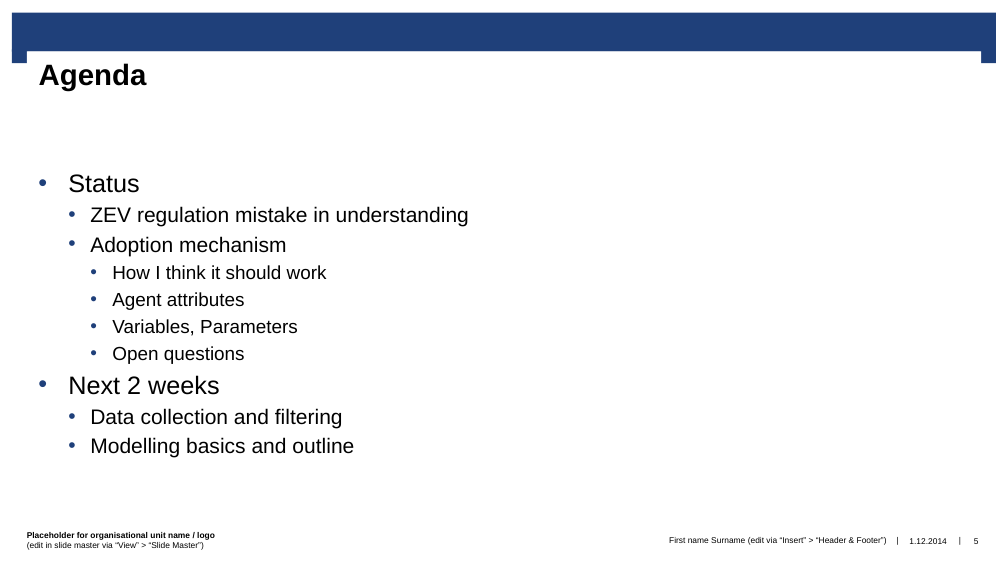
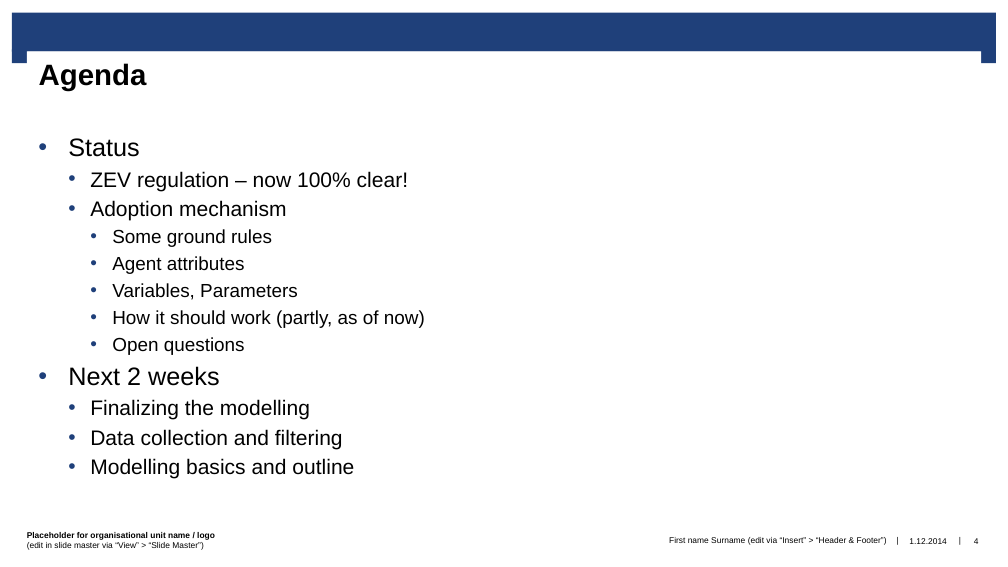
Before and after one commit to prakharmehta95/Thesis, a slide deck: slide 4 of PM/Presentations/PM_ThesisUpdates_Jan25.pptx (slide 5 before the commit). Drawn at 1008x567 pixels with LibreOffice and Linux fonts; fonts in the diff are those of the drawing; background and template pictures are left out. Boxes give left, top, right and bottom in pixels: in the first picture for what was removed or moved away, otherwise in the second. Text is boxed around its words. In the diff, an @@ line names an element or a change of style, - is before the commit and + after.

```diff
--- a/PM/Presentations/PM_ThesisUpdates_Jan25.pptx
+++ b/PM/Presentations/PM_ThesisUpdates_Jan25.pptx
@@ text "Status": place and size @@
-text "Status" at (68,174,469,458)
+text "Status" at (68,138,425,479)
@@ text at (90,171,408,191): text changed @@
-  • ZEV regulation mistake in understanding
+  • ZEV regulation – now 100% clear!
@@ text at (112,229,272,247): text changed @@
-    • How I think it should work
+    • Some ground rules
@@ text at (112,310,425,328): paragraph added @@
+    • How it should work (partly, as of now)
@@ text at (90,399,310,420): paragraph added @@
+  • Finalizing the modelling
@@ page number at (974,538,979,544): text changed @@
-5
+4
```
Also in this commit, not shown: 7 other slides changed, 6 slides added, 2 slides removed, 7 other files.
